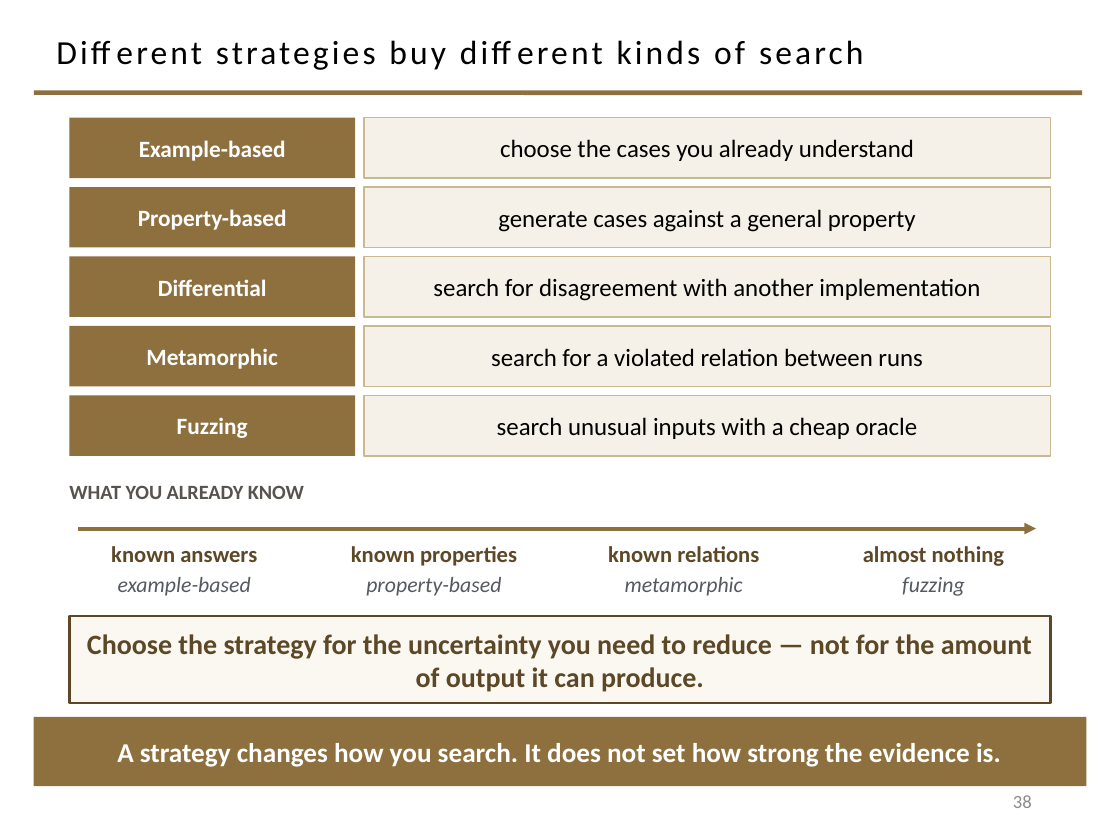
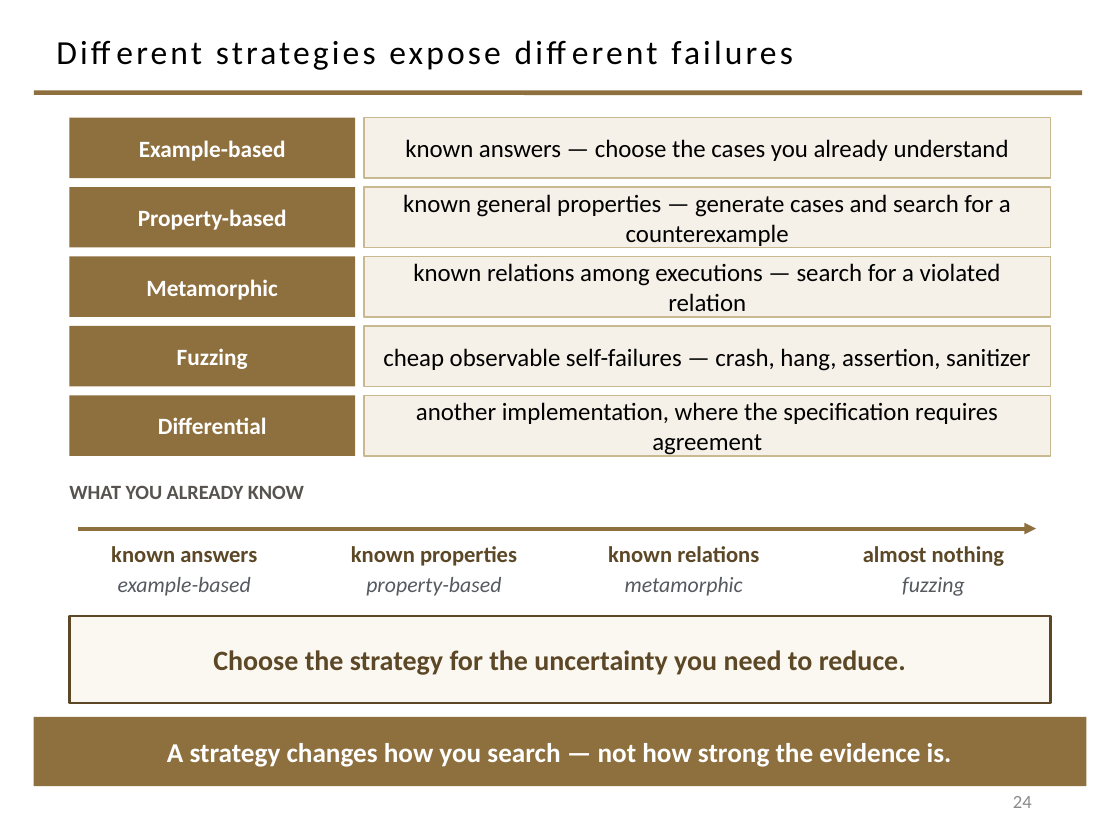
Before and after one commit to davisjam/model-based-agentic-software-engineering, a slide deck: slide 24 of course/lectures/act-1-foundations/08-validation/1-8-Validation.pptx (slide 38 before the commit). Drawn at 1120x840 pixels with LibreOffice and Linux fonts; fonts in the diff are those of the drawing; background and template pictures are left out. Boxes give left, top, right and bottom in pixels: in the first picture for what was removed or moved away, otherwise in the second. Text is boxed around its words. In the diff, an @@ line names an element or a change of style, - is before the commit and + after.

```diff
--- a/course/lectures/act-1-foundations/08-validation/1-8-Validation.pptx
+++ b/course/lectures/act-1-foundations/08-validation/1-8-Validation.pptx
@@ title at [216, 40, 793, 70]: text changed @@
-Different strategies buy different kinds of search
+Different strategies expose different failures
@@ text in rectangle at [405, 139, 1009, 161]: text changed @@
-choose the cases you already understand
+known answers — choose the cases you already understand
@@ text in rectangle at [403, 194, 1011, 246]: text changed @@
-generate cases against a general property
+known general properties — generate cases and search for a counterexample
@@ rectangle "Metamorphic": place and size @@
-rectangle "Metamorphic" at [69, 326, 355, 386]
+rectangle "Metamorphic" at [69, 256, 355, 317]
@@ text in rectangle at [413, 263, 1001, 317]: text changed @@
-search for disagreement with another implementation
+known relations among executions — search for a violated relation
@@ rectangle "Fuzzing": place and size @@
-rectangle "Fuzzing" at [69, 395, 355, 456]
+rectangle "Fuzzing" at [69, 326, 355, 386]
@@ text in rectangle at [383, 348, 1030, 371]: text changed @@
-search for a violated relation between runs
+cheap observable self-failures — crash, hang, assertion, sanitizer
@@ rectangle "Differential": place and size @@
-rectangle "Differential" at [69, 256, 355, 317]
+rectangle "Differential" at [69, 395, 355, 456]
@@ text in rectangle at [416, 402, 998, 456]: text changed @@
-search unusual inputs with a cheap oracle
+another implementation, where the specification requires agreement
@@ text in rectangle at [213, 650, 906, 675]: text changed @@
-Choose the strategy for the uncertainty you need to reduce — not for the amount of output it can produce.
+Choose the strategy for the uncertainty you need to reduce.
@@ text in rectangle at [167, 743, 952, 767]: text changed @@
-A strategy changes how you search. It does not set how strong the evidence is.
+A strategy changes how you search — not how strong the evidence is.
@@ page number at [1013, 796, 1032, 808]: text changed @@
-38
+24
```
Also in this commit, not shown: 21 other slides changed, 4 slides added, 30 slides removed.
